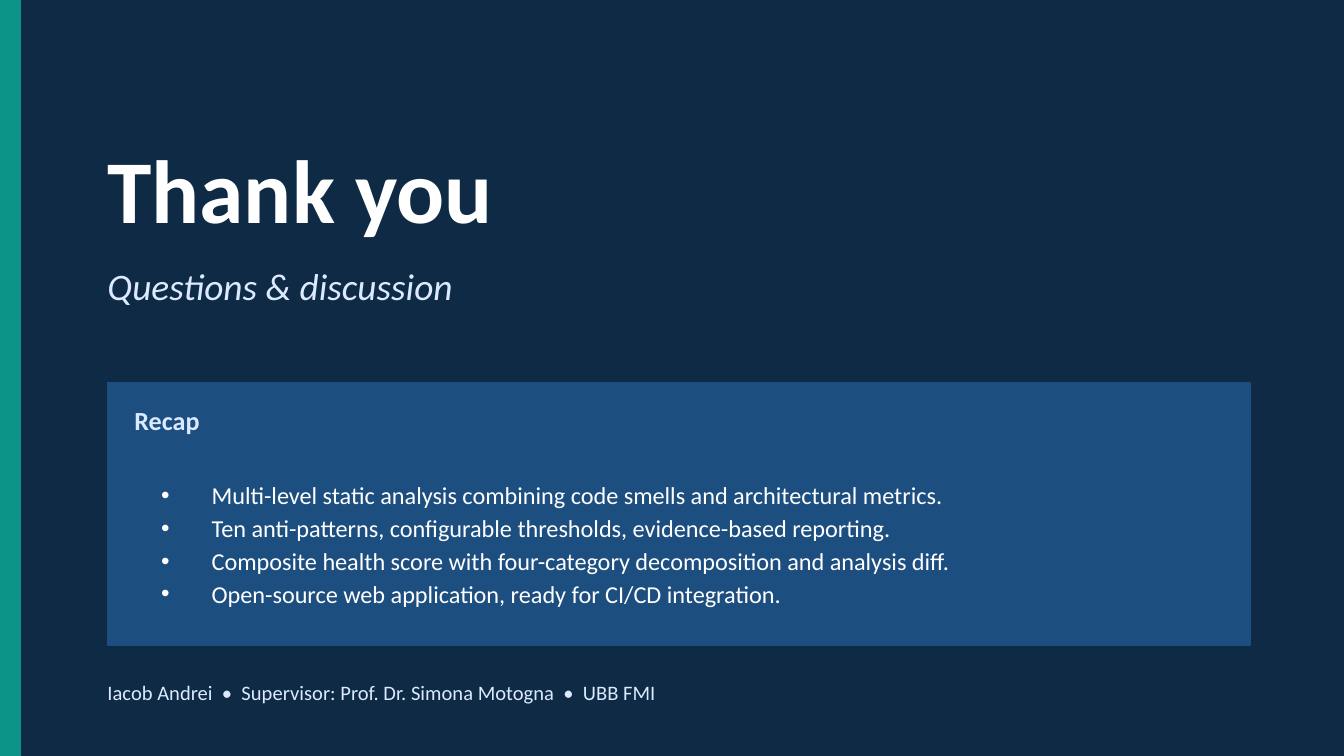
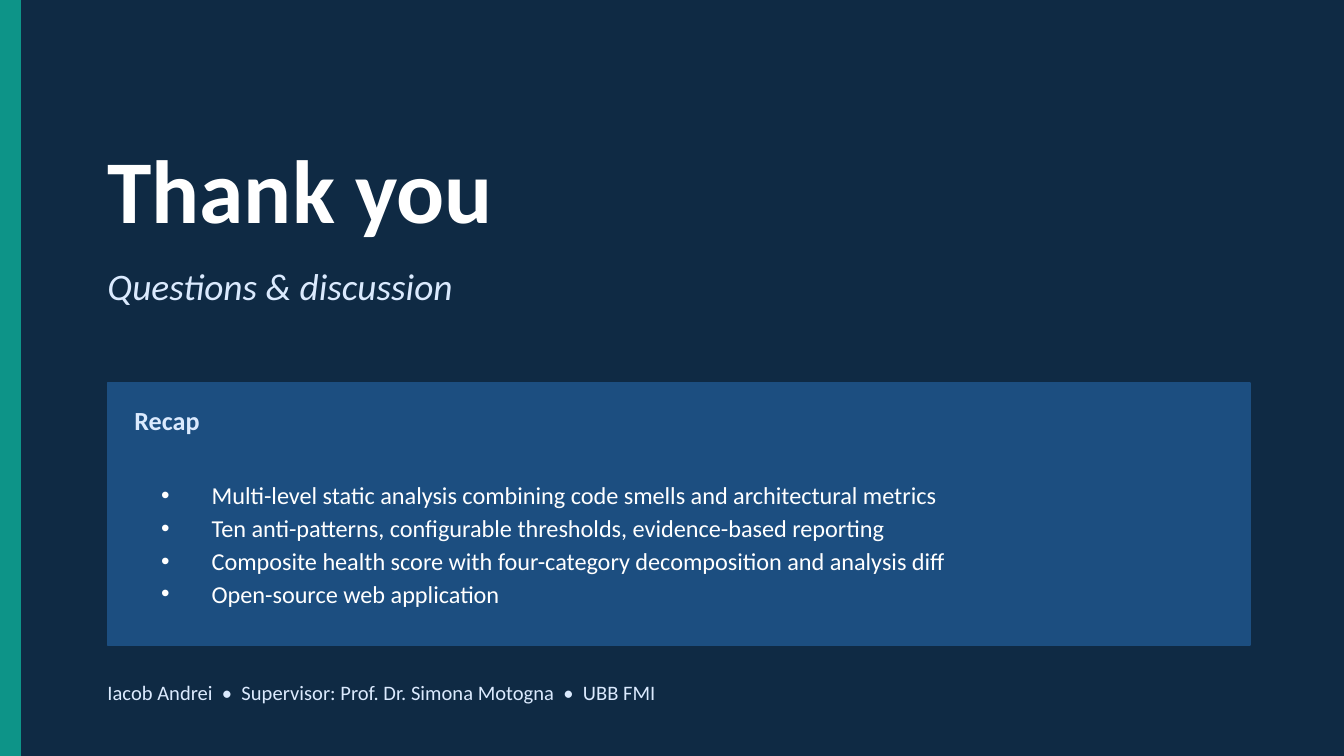
Before and after one commit to andrei45635/dissertation_backend, a slide deck: slide 12 of thesis/presentation/MSA_Detector_Defense.pptx. Drawn at 1344x756 pixels with LibreOffice and Linux fonts; fonts in the diff are those of the drawing. Boxes give left, top, right and bottom in pixels: in the first picture for what was removed or moved away, otherwise in the second. Text is boxed around its words. In the diff, an @@ line names an element or a change of style, - is before the commit and + after.

```diff
--- a/thesis/presentation/MSA_Detector_Defense.pptx
+++ b/thesis/presentation/MSA_Detector_Defense.pptx
@@ text at [212, 487, 944, 607]: text changed @@
-• Multi-level static analysis combining code smells and architectural metrics.
-• Ten anti-patterns, configurable thresholds, evidence-based reporting.
-• Composite health score with four-category decomposition and analysis diff.
-• Open-source web application, ready for CI/CD integration.
+• Multi-level static analysis combining code smells and architectural metrics
+• Ten anti-patterns, configurable thresholds, evidence-based reporting
+• Composite health score with four-category decomposition and analysis diff
+• Open-source web application
```
Also in this commit, not shown: 9 other slides changed, 7 other files.
